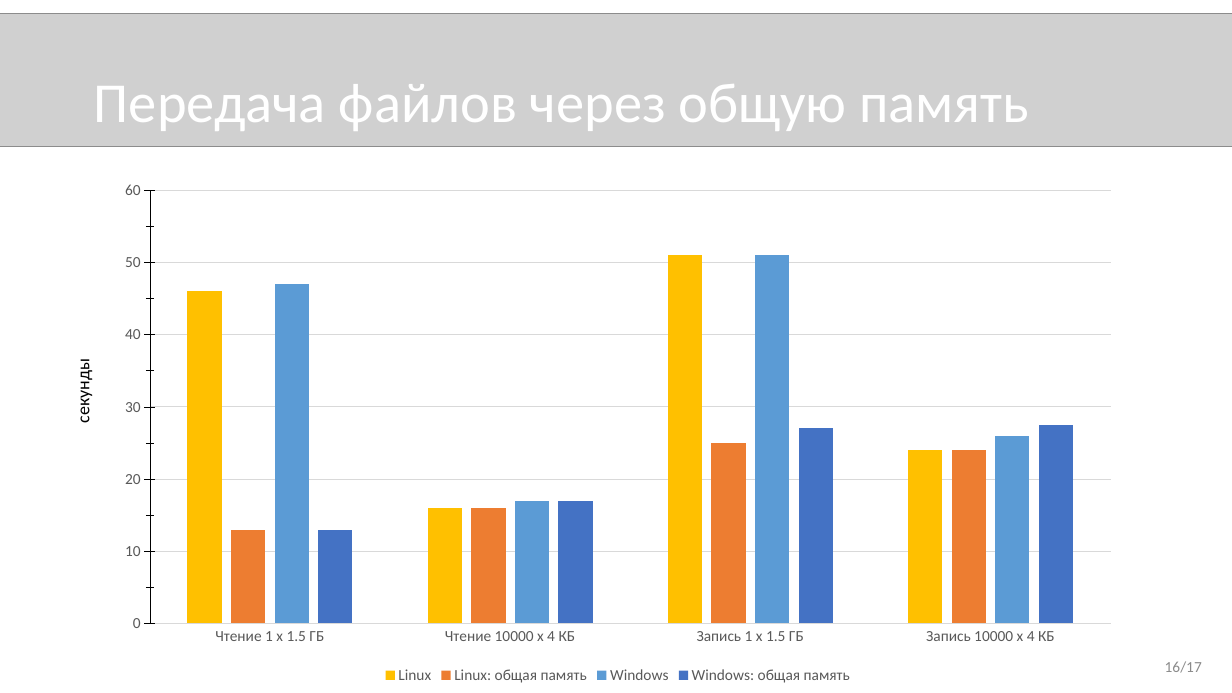
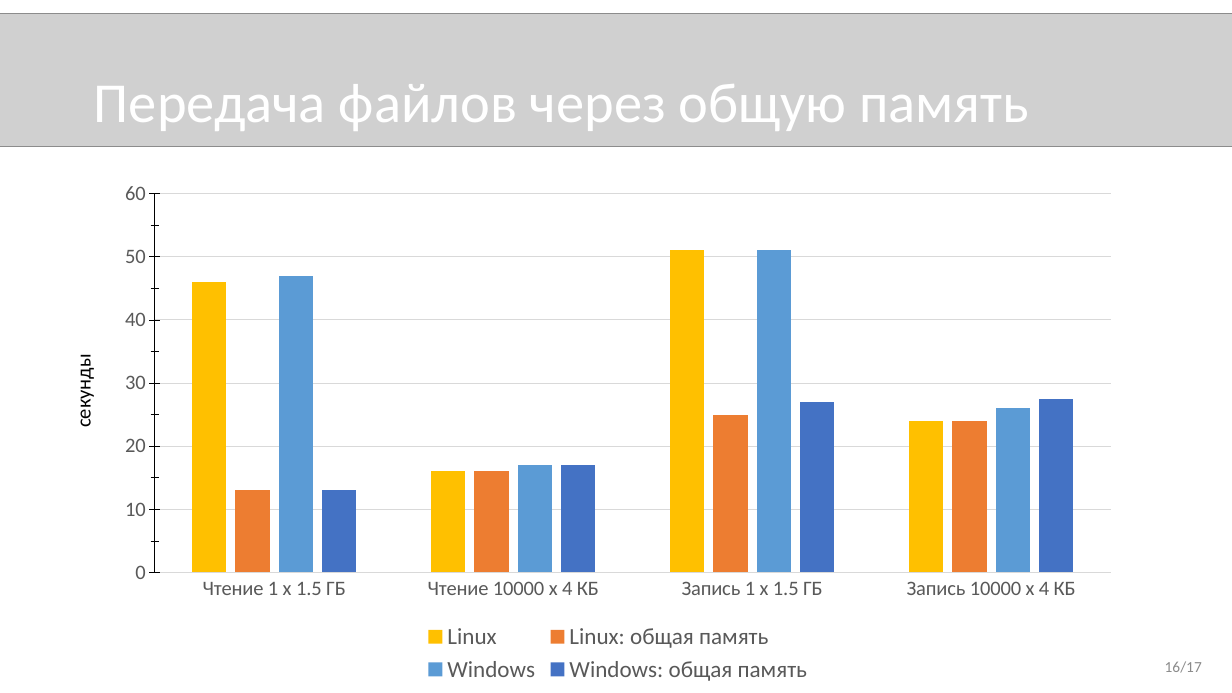
Before and after one commit to novokrest/master-thesis, a slide deck: slide 16 of presentation.pptx. Drawn at 1232x693 pixels with LibreOffice and Linux fonts; fonts in the diff are those of the drawing; grey boxes stand for pictures. Boxes give left, top, right and bottom in pixels: in the first picture for what was removed or moved away, otherwise in the second. Text is boxed around its words. In the diff, an @@ line names an element or a change of style, - is before the commit and + after.

```diff
--- a/presentation.pptx
+++ b/presentation.pptx
@@ column chart at (104, 171, 1131, 689) @@
@@ legend changed @@
@@ category axis changed @@
@@ value axis changed @@
@@ lettering changed @@
@@ text "секунды" at (71, 361, 96, 426): size 14 to 16 pt @@
```
Also in this commit, not shown: 3 other slides changed, 2 slides added, 3 other files.
